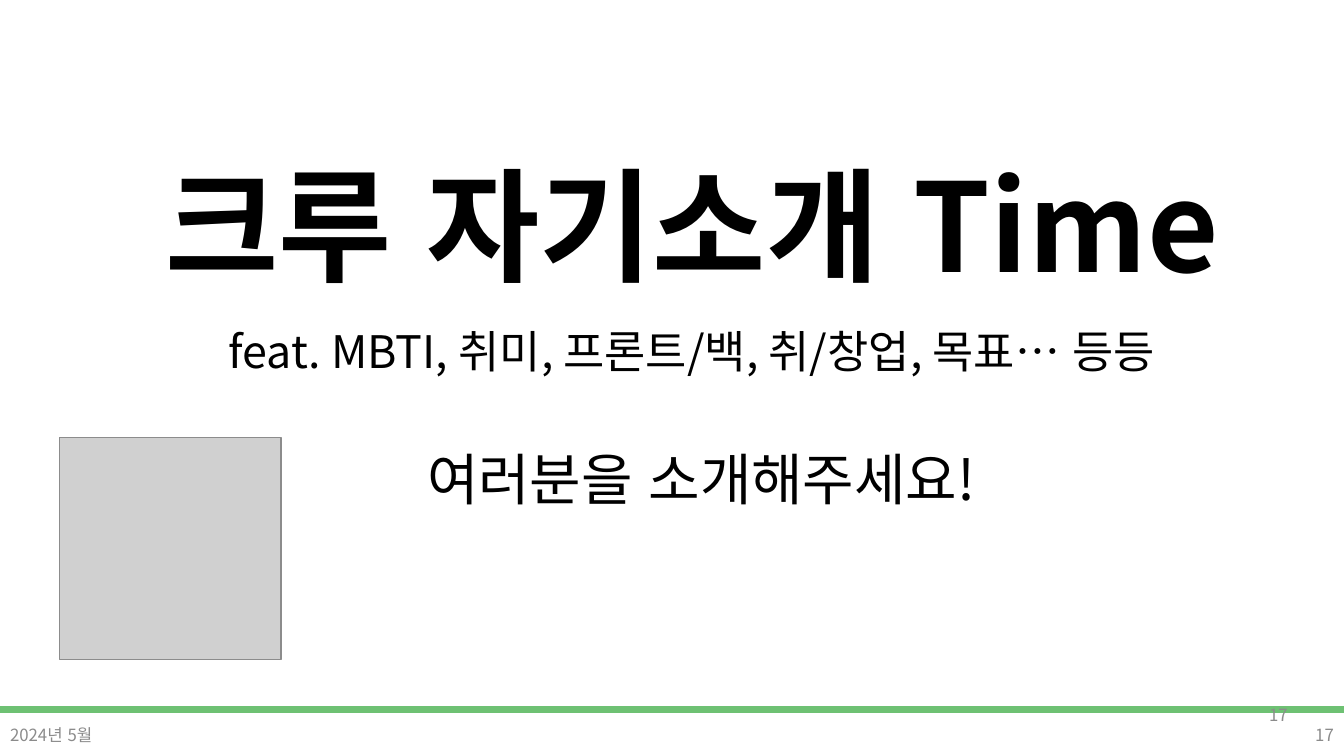
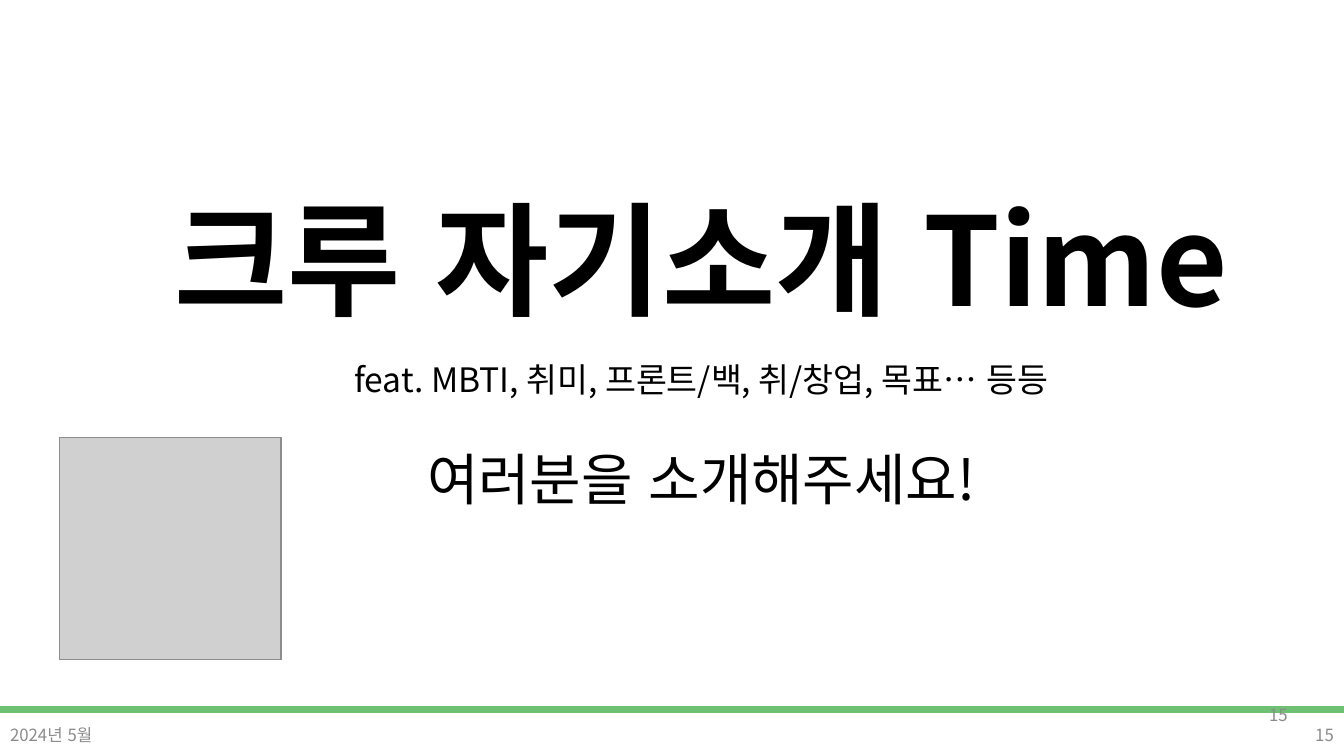
Before and after one commit to DevDamon0527/SeSAC_Yeongdeungpo_Campus_6th, a slide deck: slide 15 of material/[SeSAC_YDP_6] 01_ot,git.pptx (slide 17 before the commit). Drawn at 1344x756 pixels with LibreOffice and Linux fonts; fonts in the diff are those of the drawing; grey boxes stand for pictures; background and template pictures are left out. Boxes give left, top, right and bottom in pixels: in the first picture for what was removed or moved away, otherwise in the second. Text is boxed around its words. In the diff, an @@ line names an element or a change of style, - is before the commit and + after.

```diff
--- a/material/[SeSAC_YDP_6] 01_ot,git.pptx
+++ b/material/[SeSAC_YDP_6] 01_ot,git.pptx
@@ text "크루 자기소개 Time": place and size @@
-text "크루 자기소개 Time" at <box>165,168,1219,377</box>
+text "크루 자기소개 Time" at <box>175,202,1228,398</box>
@@ text at <box>354,364,1048,398</box>: size 32 to 24 pt in "feat. MBTI, 취미, 프론트/백, 취/창업, 목표… 등등" @@
@@ page number at <box>1269,706,1288,721</box>: text changed @@
-17
+15
@@ page number at <box>1315,729,1334,741</box>: text changed @@
-17
+15
```
Also in this commit, not shown: 12 other slides changed, 1 slide added, 4 slides removed.
